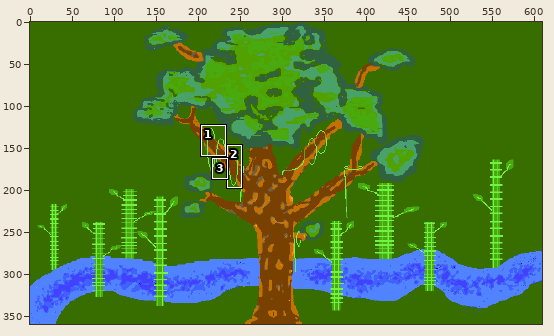
Pixel-art file: content/sprites/Jungle Tree Art Background.aseprite. Above: a wide view before the commit, with the close-up outlined.
Close-up. As it was:
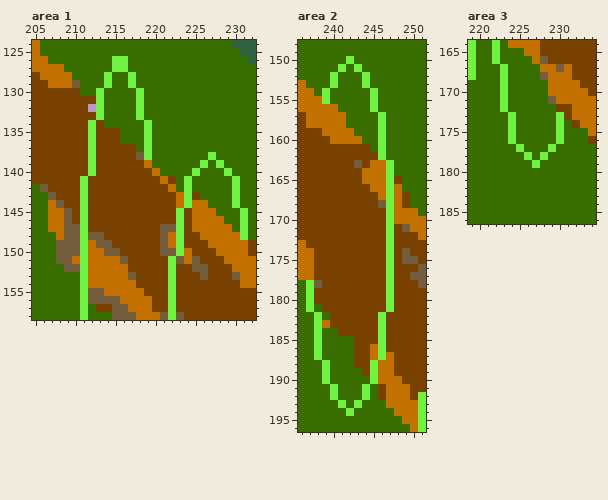
610x360 pixels, 1 frame. Shown: area 1: x 205..232, y 124..158; area 2: x 236..251, y 148..196; area 3: x 219..234, y 164..186.
And afterwards:
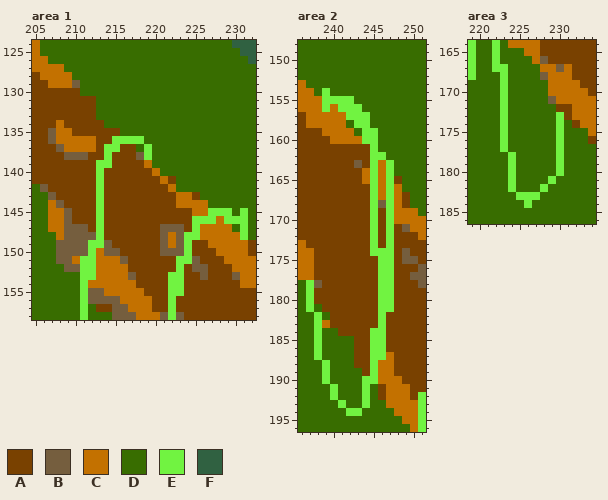
Palette (. is transparent): A #794100  B #755e3e  C #c37100  D #386d00  E #71f341  F #306141
Difference:
Area 1:
Colour A is added in row 132 at x 212.
Colour A replaces colour E in rows 134 to 135 at x 212; in rows 138 to 140 at x 212; in rows 141 to 144 at x 211; in rows 145 to 146 at x 211 and 223; in rows 151 to 152 at x 222.
Colour B replaces colour A in rows 135 to 136 at x 207; in row 137 at x 208; in row 138 at x 209 to 211.
Colour B replaces colour E in rows 147 to 150 at x 211 and 223.
Colour C replaces colour A in row 134 at x 208; in row 135 at x 208 to 209; in row 136 at x 208 to 211; in row 137 at x 209 to 211.
Colour C replaces colour E in rows 136 to 137 at x 212; in rows 143 to 144 at x 224.
Colour D replaces colour E in rows 126 to 127 at x 215 to 216; in rows 128 to 129 at x 214 and 217; in rows 130 to 133 at x 213 and 218; in rows 134 to 136 at x 219; in row 138 at x 227; in row 139 at x 226 and 228.
Colour D replaces colour E in row 140 at x 225 and 229; in rows 141 to 142 at x 224 and 230; in rows 143 to 144 at x 230.
Colour E replaces colour A in row 136 at x 215; in row 137 at x 214 to 215; in row 138 at x 214; in row 139 at x 213 to 214; in rows 140 to 147 at x 213; in row 148 at x 224 to 225.
Colour E replaces colour A in row 149 at x 224; in rows 152 to 155 at x 223.
Colour E replaces colour B in rows 148 to 149 at x 213; in row 151 at x 223.
Colour E replaces colour C in row 145 at x 227; in row 146 at x 225 to 227; in row 147 at x 225; in row 149 at x 212; in rows 150 to 151 at x 212 and 224; in rows 152 to 153 at x 212.
Colour E replaces colour D in row 136 at x 216 to 218; in row 145 at x 228 to 229; in row 146 at x 229 to 230.
Area 2:
Colour D replaces colour E in row 150 at x 242; in row 151 at x 241 and 243; in rows 152 to 153 at x 240 and 244; in rows 154 to 156 at x 245; in rows 157 to 161 at x 246; in row 193 at x 243.
Colour E replaces colour A in row 162 at x 245; in rows 167 to 173 at x 245; in row 174 at x 245 to 246; in rows 175 to 181 at x 246; in rows 184 to 185 at x 245.
Colour E replaces colour C in row 156 at x 239; in rows 163 to 166 at x 245; in rows 186 to 187 at x 245.
Colour E replaces colour D in row 155 at x 240 to 242; in row 156 at x 241 to 243; in row 157 at x 242 to 244; in row 158 at x 243 to 244; in rows 159 to 160 at x 244 to 245; in row 161 at x 245.
Colour E replaces colour D in row 190 at x 244; in row 193 at x 244; in row 194 at x 243.
Area 3:
Colour D replaces colour E in rows 173 to 176 at x 224; in row 177 at x 225 and 229; in row 178 at x 226 and 228; in row 179 at x 227.
Colour E replaces colour D in row 167 at x 222; in rows 173 to 176 at x 223; in row 177 at x 223 and 230; in rows 178 to 180 at x 224 and 230; in row 181 at x 224 and 229; in row 182 at x 224 and 228.
Colour E replaces colour D in row 183 at x 225 to 227; in row 184 at x 226.
